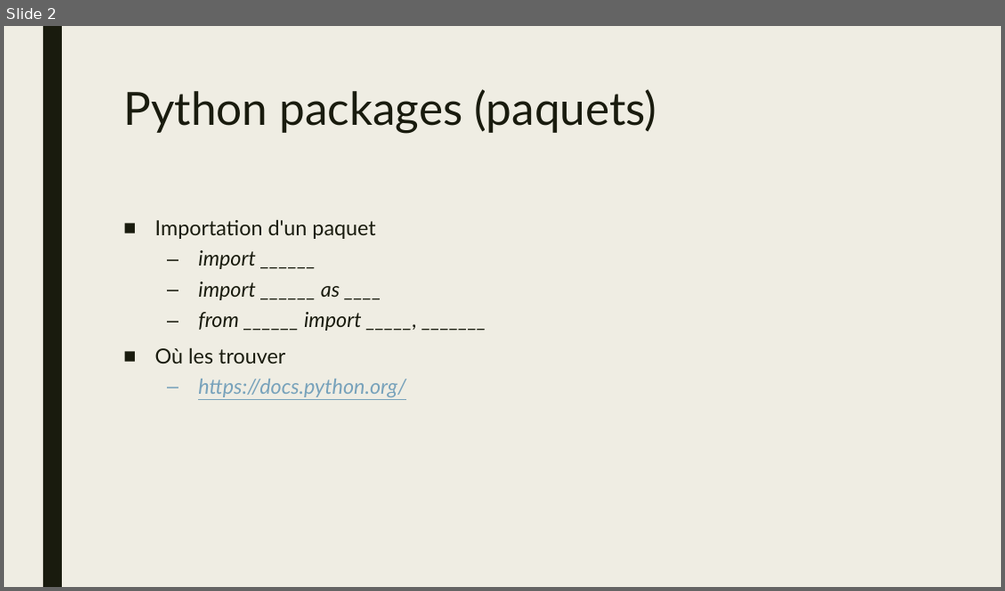
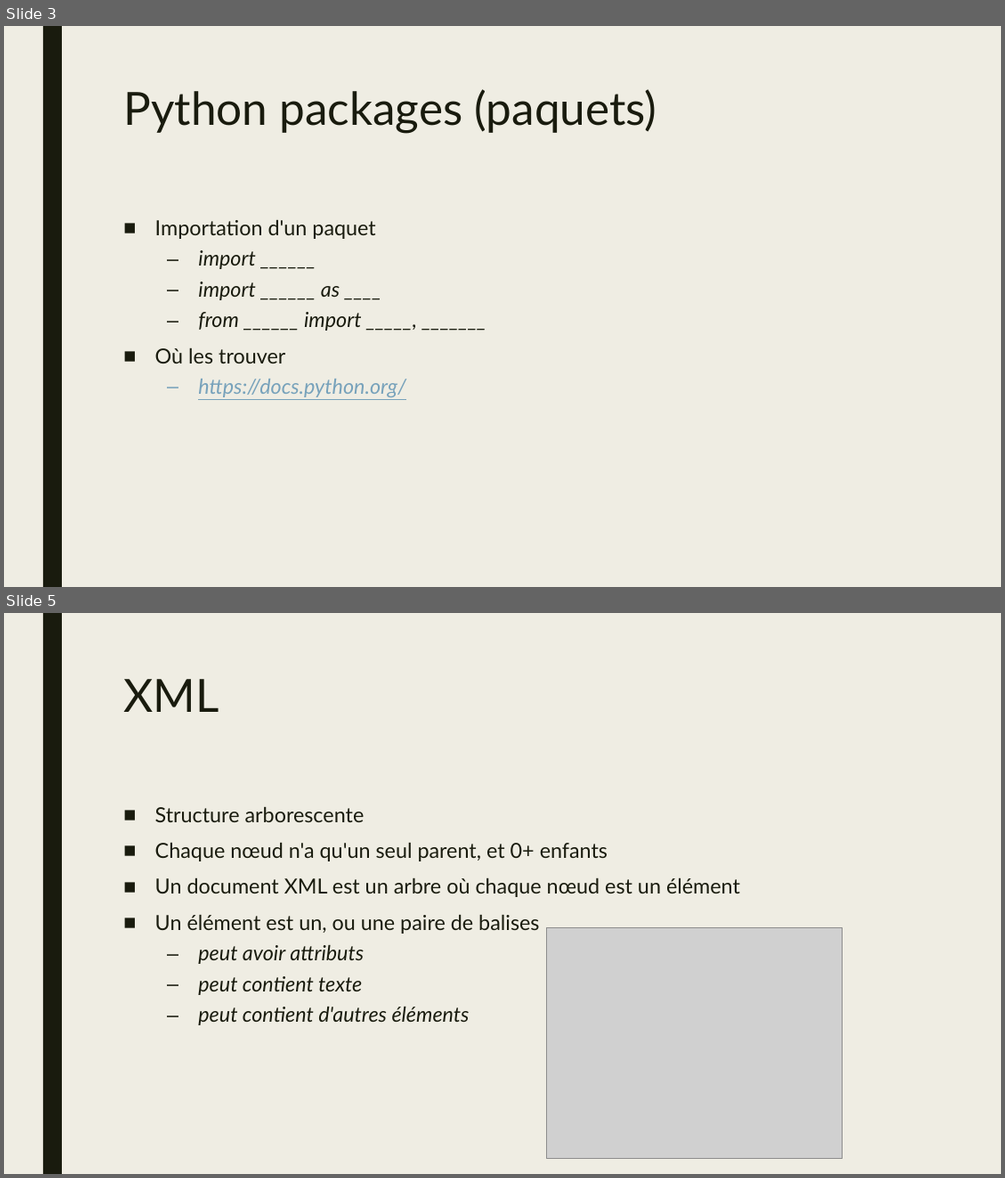
Before and after one commit to jamesgawley/xml, a slide deck: atelier_xml.pptx. Shown one above the other, each under a label of ours: slide 2 before the commit, slides 3 and 5 after it; the slides between them are not shown. The pictures are 1005x591 and 1005x1178 pixels, drawn with LibreOffice and Linux fonts; fonts in the diff are those of the drawing; grey boxes stand for pictures. Boxes give left, top, right and bottom in pixels: in the first picture for what was removed or moved away, otherwise in the second. Text is boxed around its words. In the diff, an @@ line names an element or a change of style, - is before the commit and + after.

```diff
--- a/atelier_xml.pptx
+++ b/atelier_xml.pptx
@@ slide 5 added at (4, 613, 1001, 1174), background #EFEDE3; not listed: 1 template element that a slide beside it also shows @@
@@ title added at (123, 679, 218, 712), 44 pt, text #191B0E @@
+XML
@@ text added at (155, 806, 740, 1025), 20 pt, text #191B0E @@
+■ Structure arborescente
+■ Chaque nœud n'a qu'un seul parent, et 0+ enfants
+■ Un document XML est un arbre où chaque nœud est un élément
+■ Un élément est un, ou une paire de balises
+  – peut avoir attributs
+  – peut contient texte
+  – peut contient d'autres éléments
@@ picture added at (547, 927, 842, 1159) @@
@@ what was slide 2 is now slide 3 @@
```
Also in this commit, not shown: 8 other slides added, 1 slide removed, 1 other file.
